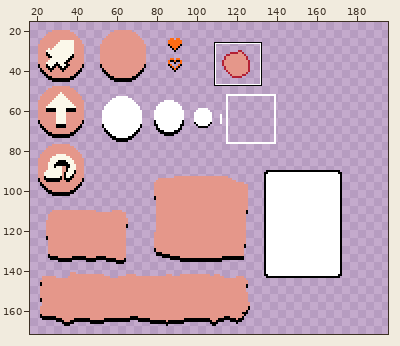
One commit to this pixel-art file: Assets/!MiniJamWestern/Art/Sourse/Aseprite/ui_atlas.aseprite. Above, an overview of the earlier version with the close-up marked.
Close-up. Before the edit:
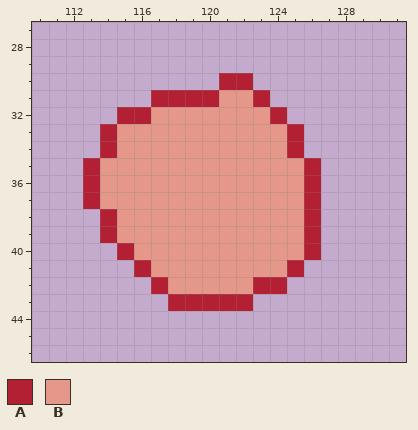
384x256 pixels, 1 frame. Shown: x 110..131, y 27..46. The wide view leaves out empty margins. The commit also changed other parts of the picture, which this record leaves out.
Visible layers, top first: "Layer 14", "Layer 10", "Layer 12", "Layer 13", "main".
Palette (. is transparent): A #b32034  B #e5978a
Pixels before, first column x 113:
30 ........AA....
31 ....AAAABBA...
32 ..AABBBBBBBA..
33 .ABBBBBBBBBBA.
34 .ABBBBBBBBBBA.
35 ABBBBBBBBBBBBA
36 ABBBBBBBBBBBBA
37 ABBBBBBBBBBBBA
38 .ABBBBBBBBBBBA
39 .ABBBBBBBBBBBA
40 ..ABBBBBBBBBBA
41 ...ABBBBBBBBA.
42 ....ABBBBBAA..
43 .....AAAAA....
New version:
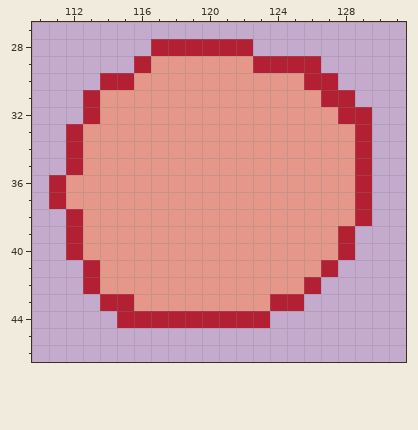
Changes in this commit:
Layer "Layer 14":
y 28: x 117..122 ...... -> AAAAAA
y 29: x 116..126 ........... -> ABBBBBBAAAA
y 30: x 114..127 .......AA..... -> AABBBBBBBBBBAA
y 31: x 113..120 ....AAAA -> ABBBBBBB; x 123..128 A..... -> BBBBAA
y 32: x 113..116 ..AA -> ABBB; x 124..129 A..... -> BBBBAA
y 33..34: x 112..114 ..A -> ABB; x 125..129 A.... -> BBBBA
y 35: x 112..113 .A -> AB; x 126..129 A... -> BBBA
y 36..37: x 111..113 ..A -> ABB; x 126..129 A... -> BBBA
y 38: x 112..114 ..A -> ABB; x 126..129 A... -> BBBA
y 39: x 112..114 ..A -> ABB; x 126..128 A.. -> BBA
y 40: x 112..115 ...A -> ABBB; x 126..128 A.. -> BBA
y 41: x 113..116 ...A -> ABBB; x 125..127 A.. -> BBA
y 42: x 113..117 ....A -> ABBBB; x 123..126 AA.. -> BBBA
y 43: x 114..125 ....AAAAA... -> AABBBBBBBBAA
y 44: x 115..123 ......... -> AAAAAAAAA
Where, in picture pixels (left, top, right, bottom), the same in both close-ups:
changed: (49, 39, 372, 328)
